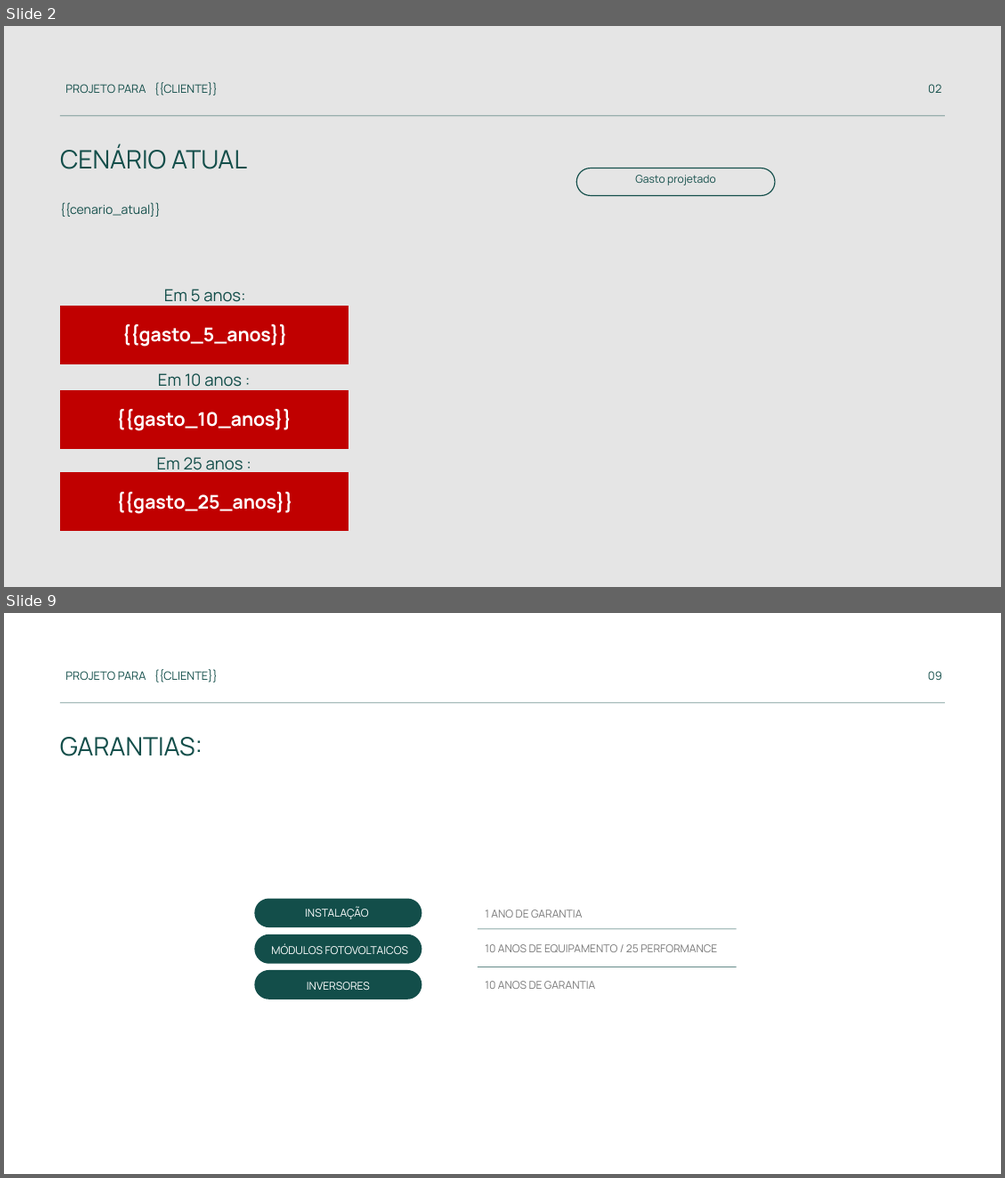
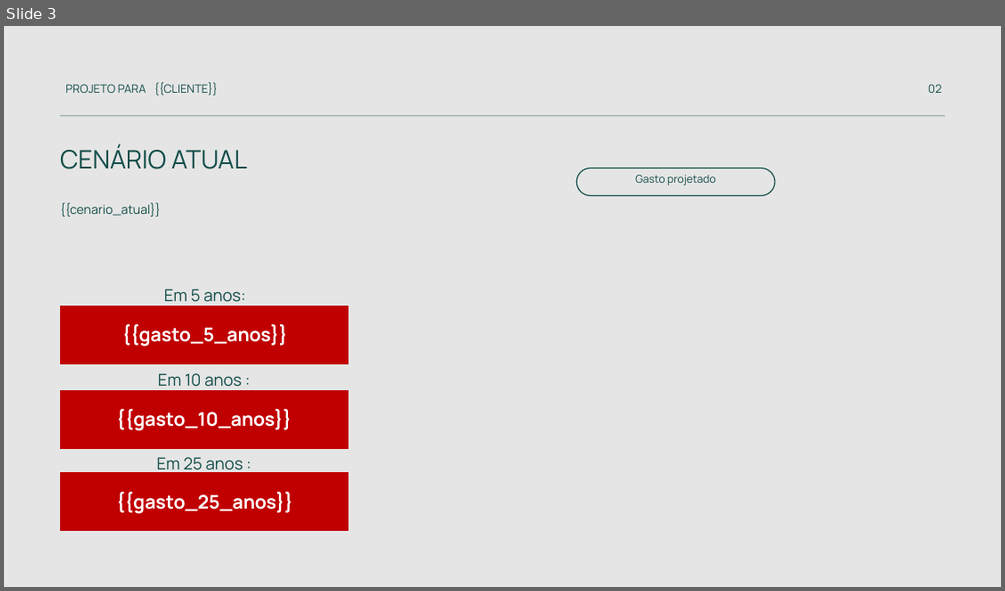
Before and after one commit to Jhtonel/proposta_solar, a slide deck: templates/modelo.pptx. Shown one above the other, each under a label of ours: slides 2 and 9 before the commit, slide 3 after it; the slides between them are not shown. The pictures are 1005x1178 and 1005x591 pixels, drawn with LibreOffice and Linux fonts; fonts in the diff are those of the drawing. Boxes give left, top, right and bottom in pixels: in the first picture for what was removed or moved away, otherwise in the second. Text is boxed around its words. In the diff, an @@ line names an element or a change of style, - is before the commit and + after.

```diff
--- a/templates/modelo.pptx
+++ b/templates/modelo.pptx
@@ slide 9 removed at [4,613,1001,1174], background #FFFFFF @@
@@ text removed at [65,671,146,680] @@
-PROJETO PARA
@@ text removed at [154,669,218,682] @@
-{{CLIENTE}}
@@ text removed at [928,671,942,680] @@
-09
@@ line removed from (60, 703) to (945, 703) @@
@@ text removed at [60,737,202,756] @@
-GARANTIAS:
@@ freeform shape removed at [255,898,422,927] @@
@@ text removed at [305,907,369,919] @@
-INSTALAÇÃO
@@ line removed from (477, 929) to (736, 929) @@
@@ text removed at [485,909,582,917] @@
-1 ANO DE GARANTIA
@@ freeform shape removed at [255,934,422,964] @@
@@ text removed at [271,943,408,954] @@
-MÓDULOS FOTOVOLTAICOS
@@ text removed at [485,944,717,952] @@
-10 ANOS DE EQUIPAMENTO / 25 PERFORMANCE
@@ freeform shape removed at [255,970,422,999] @@
@@ text removed at [307,981,370,989] @@
-INVERSORES
@@ line removed from (477, 967) to (736, 967) @@
@@ text removed at [485,981,595,989] @@
-10 ANOS DE GARANTIA
@@ what was slide 2 is now slide 3 @@
```
Also in this commit, not shown: 9 slides changed, 4 slides added, 1 other slide removed, 6 other files.
